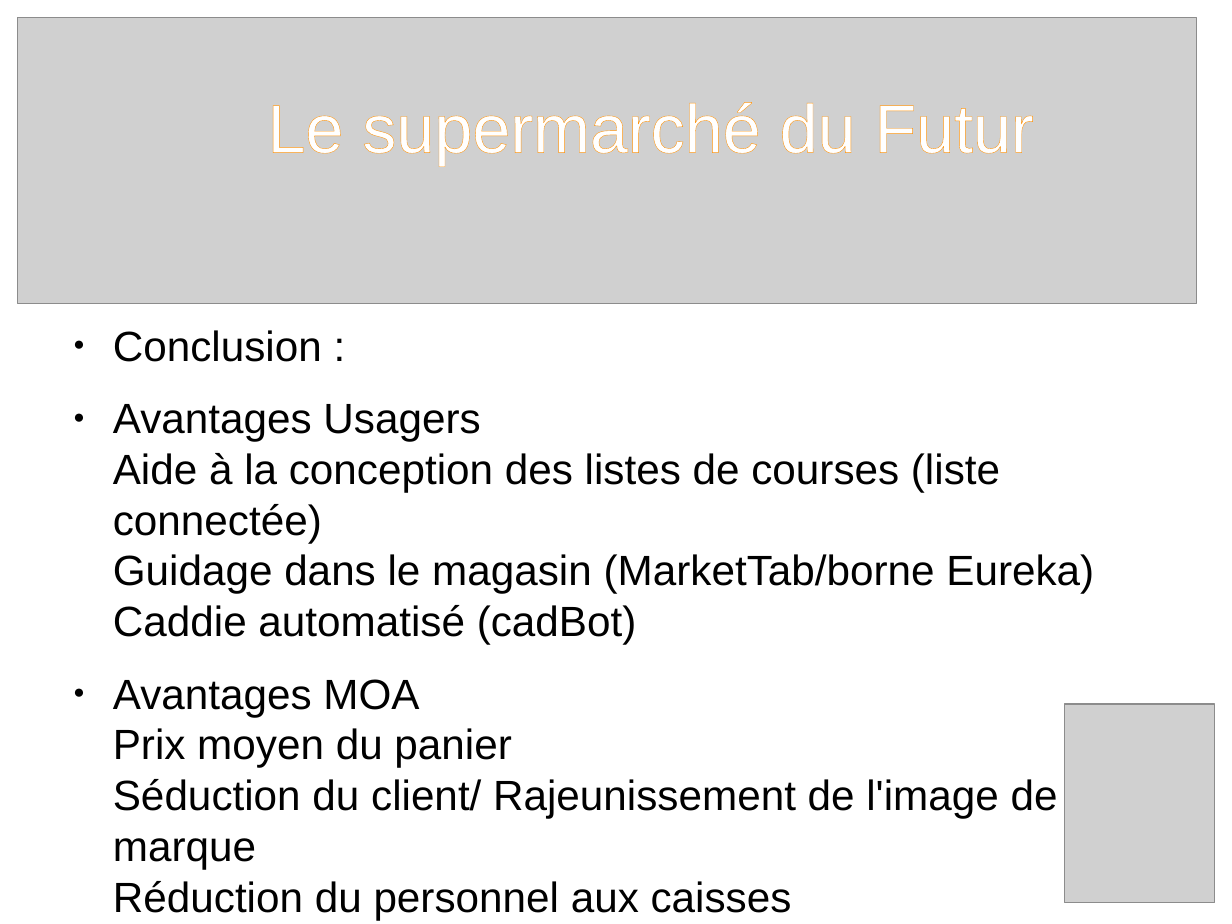
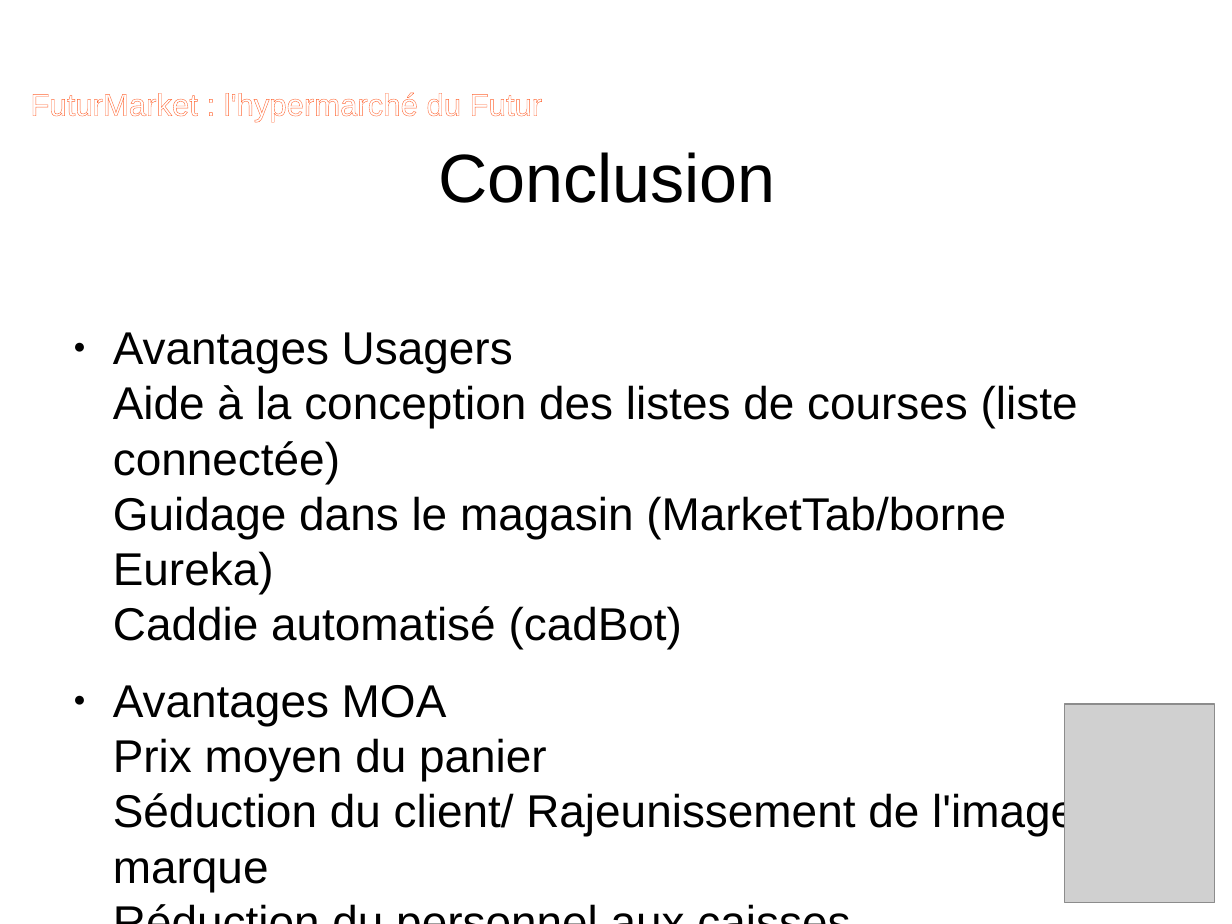
Before and after one commit to agerussi/supermarche, a slide deck: slide 20 of impress_FD.odp (slide 21 before the commit). Drawn at 1232x924 pixels with LibreOffice and Linux fonts; fonts in the diff are those of the drawing; grey boxes stand for pictures; background and template pictures are left out. Boxes give left, top, right and bottom in pixels: in the first picture for what was removed or moved away, otherwise in the second. Text is boxed around its words. In the diff, an @@ line names an element or a change of style, - is before the commit and + after.

```diff
--- a/impress_FD.odp
+++ b/impress_FD.odp
@@ picture removed at [18,18,1197,304] @@
@@ text added at [30,92,542,122], 20 pt, text #FFFFFF @@
+FuturMarket : l'hypermarché du Futur
@@ title removed at [267,102,1033,165] @@
-Le supermarché du Futur
@@ title added at [438,152,776,203], 44 pt, text #000000 @@
+Conclusion
@@ text "Avantages Usagers Aide à la ..." at [113,332,1078,836]: size 27.2 to 29.6 pt @@
@@ text at [113,330,322,362]: paragraph removed @@
-● Conclusion :
```
Also in this commit, not shown: 18 other slides changed, 2 slides added, 2 slides removed.
